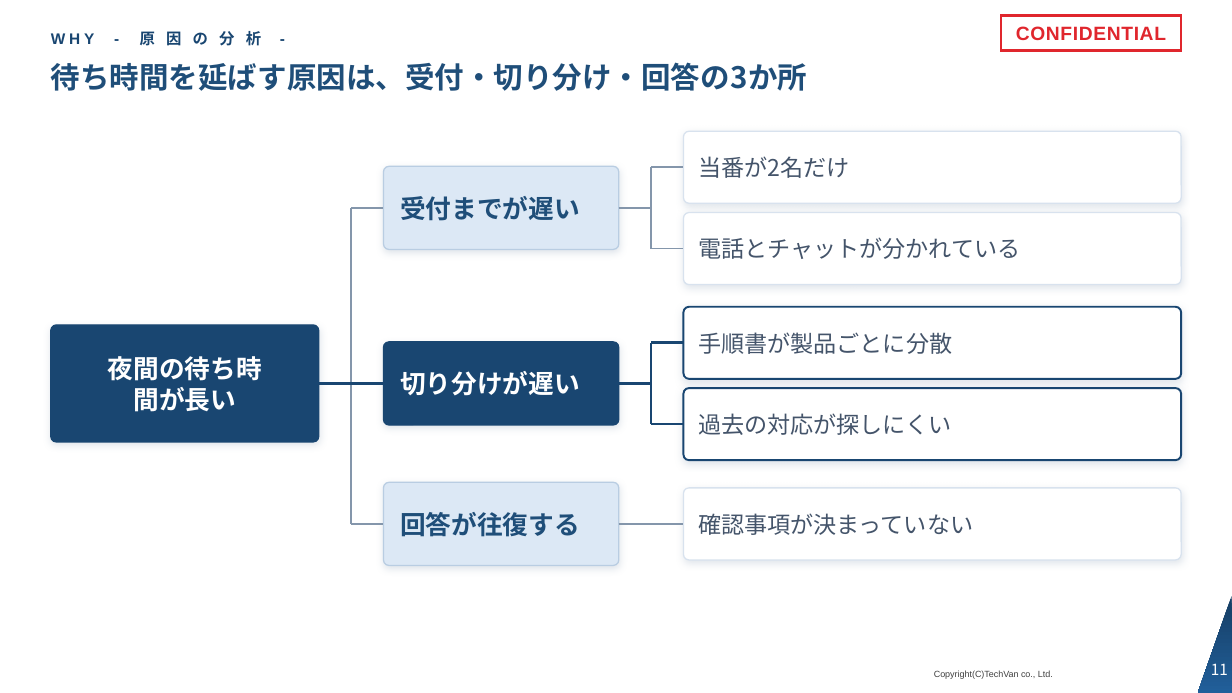
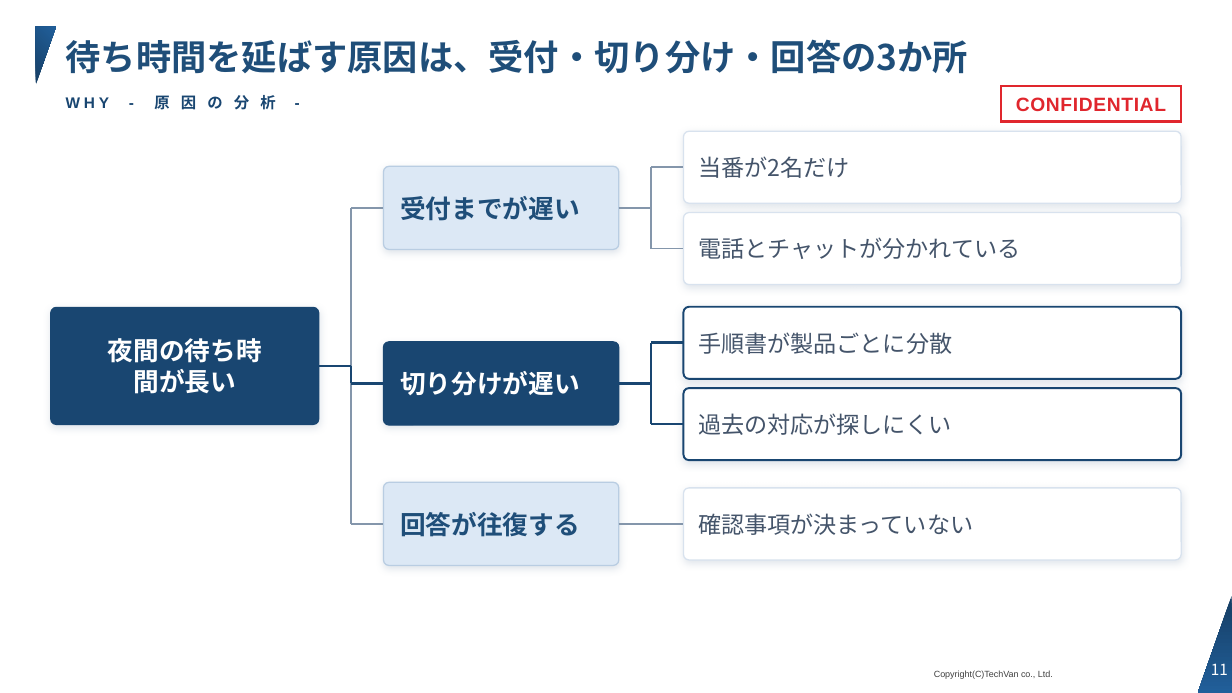
Before and after one commit to Kishi-Satoshi/slide-techvan-dist, a slide deck: slide 11 of plugins/slide-techvan/skills/slide-techvan/examples/catalog-techvan.pptx. Drawn at 1232x693 pixels with LibreOffice and Linux fonts; fonts in the diff are those of the drawing; background and template pictures are left out. Boxes give left, top, right and bottom in pixels: in the first picture for what was removed or moved away, otherwise in the second. Text is boxed around its words. In the diff, an @@ line names an element or a change of style, - is before the commit and + after.

```diff
--- a/plugins/slide-techvan/skills/slide-techvan/examples/catalog-techvan.pptx
+++ b/plugins/slide-techvan/skills/slide-techvan/examples/catalog-techvan.pptx
@@ right triangle added at <box>36,27,56,85</box>, fill gradient #163E64 to #215F9A @@
@@ title "待ち時間を延ばす原因は、受付・切り分け・回答の3か所": place and size @@
-title "待ち時間を延ばす原因は、受付・切り分け・回答の3か所" at <box>51,62,808,91</box>
+title "待ち時間を延ばす原因は、受付・切り分け・回答の3か所" at <box>66,39,968,74</box>
@@ title "待ち時間を延ばす原因は、受付・切り分け・回答の3か所" at <box>66,39,968,74</box>: size 23 to 27.5 pt @@
@@ rectangle "CONFIDENTIAL": place and size @@
-rectangle "CONFIDENTIAL" at <box>1001,16,1181,51</box>
+rectangle "CONFIDENTIAL" at <box>1001,86,1181,121</box>
@@ text "WHY - 原 因 の ...": place and size @@
-text "WHY - 原 因 の ..." at <box>51,29,261,49</box>
+text "WHY - 原 因 の ..." at <box>66,93,275,113</box>
@@ rounded rectangle: place and size @@
-rounded rectangle at <box>51,325,319,443</box>
+rounded rectangle at <box>51,308,319,425</box>
@@ text "夜間の待ち時間が長い": place and size @@
-text "夜間の待ち時間が長い" at <box>108,356,262,412</box>
+text "夜間の待ち時間が長い" at <box>108,338,262,394</box>
@@ line added from (319, 366) to (351, 366), #194671 2 pt @@
@@ line moved from (319, 384) - (384, 384) to (351, 384) - (384, 384) @@
@@ line added from (351, 366) to (351, 384), #194671 2 pt @@
```
Also in this commit, not shown: 21 other slides changed, 24 other files.
